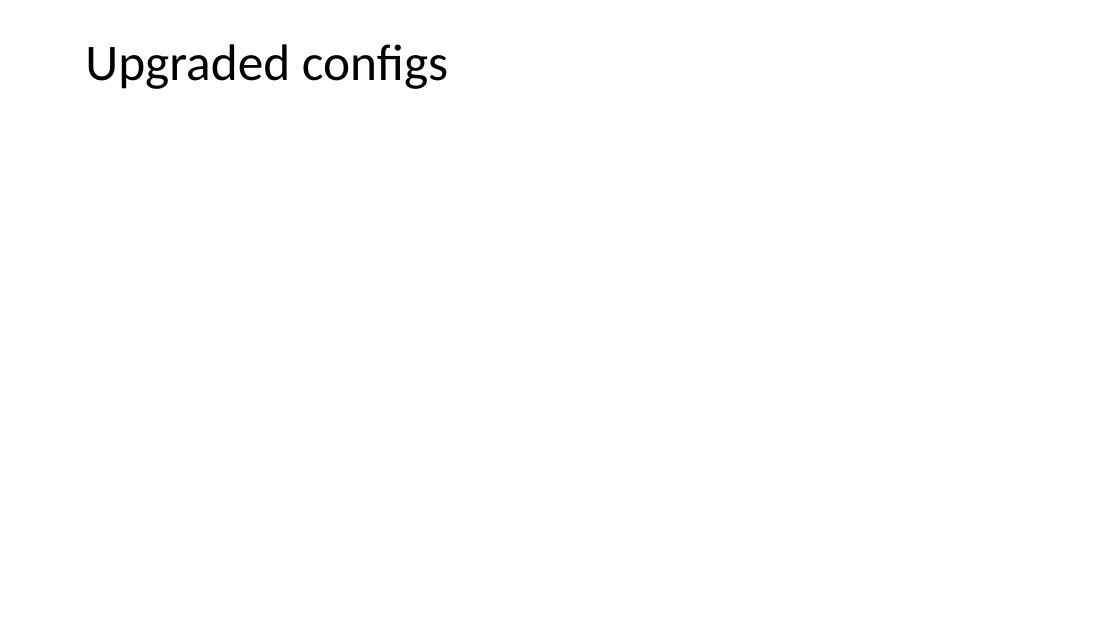
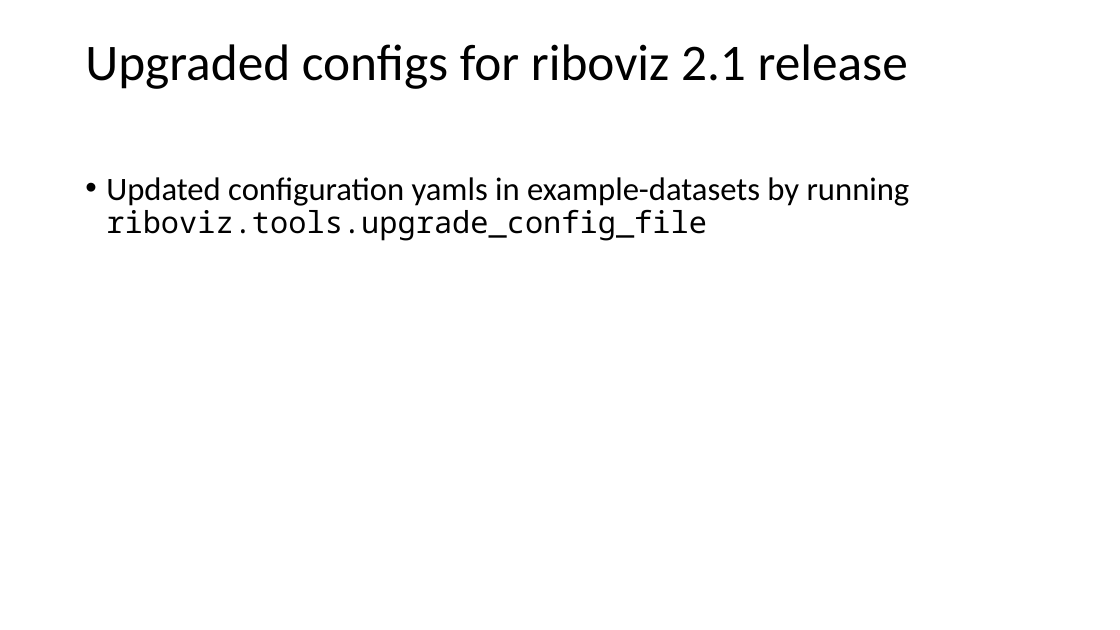
Before and after one commit to 3mma-mack/riboviz-presentation, a slide deck: slide 4 of Rundown-of-our-3-months.pptx. Drawn at 1120x630 pixels with LibreOffice and Linux fonts; fonts in the diff are those of the drawing. Boxes give left, top, right and bottom in pixels: in the first picture for what was removed or moved away, otherwise in the second. Text is boxed around its words. In the diff, an @@ line names an element or a change of style, - is before the commit and + after.

Commit message:
added detail to added documentation and added new species and dataset sections

```diff
--- a/Rundown-of-our-3-months.pptx
+++ b/Rundown-of-our-3-months.pptx
@@ title at (x1=85, y1=44, x2=908, y2=89): text changed @@
-Upgraded configs
+Upgraded configs for riboviz 2.1 release
@@ text added at (x1=106, y1=177, x2=910, y2=241), 28 pt, text #000000 @@
+• Updated configuration yamls in example-datasets by running riboviz.tools.upgrade_config_file
```
Also in this commit, not shown: 2 other slides changed.
